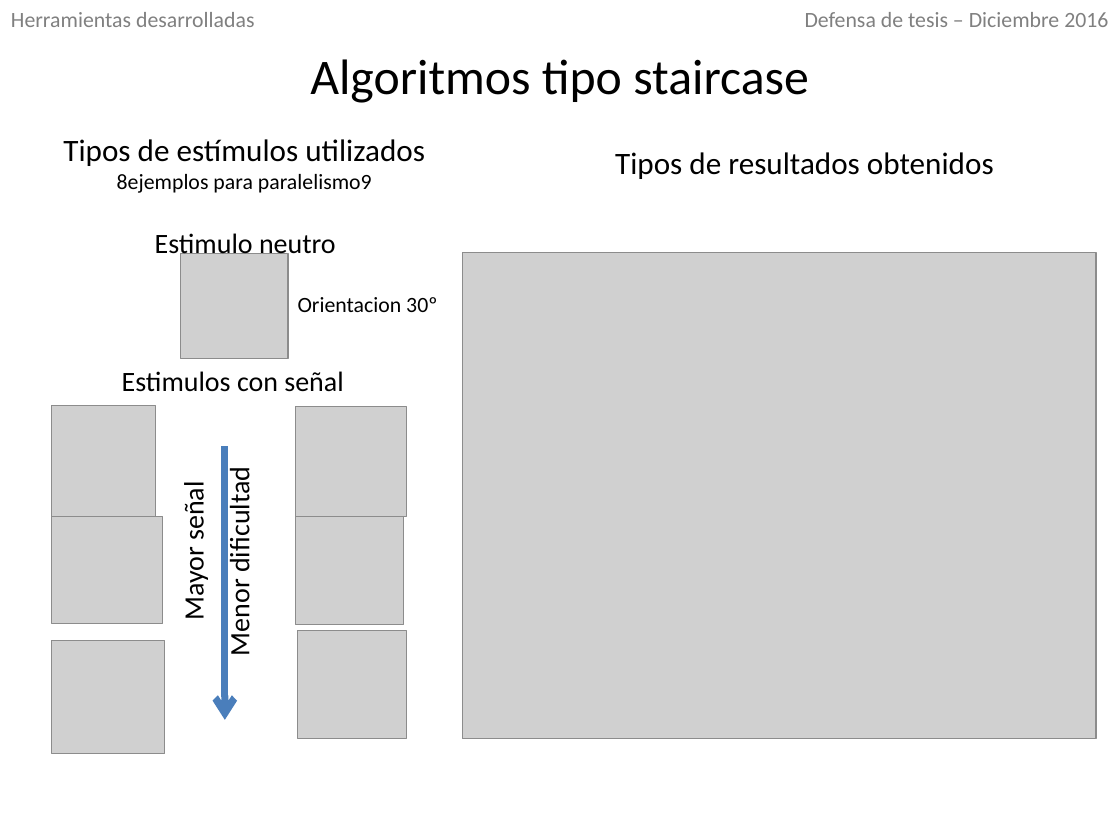
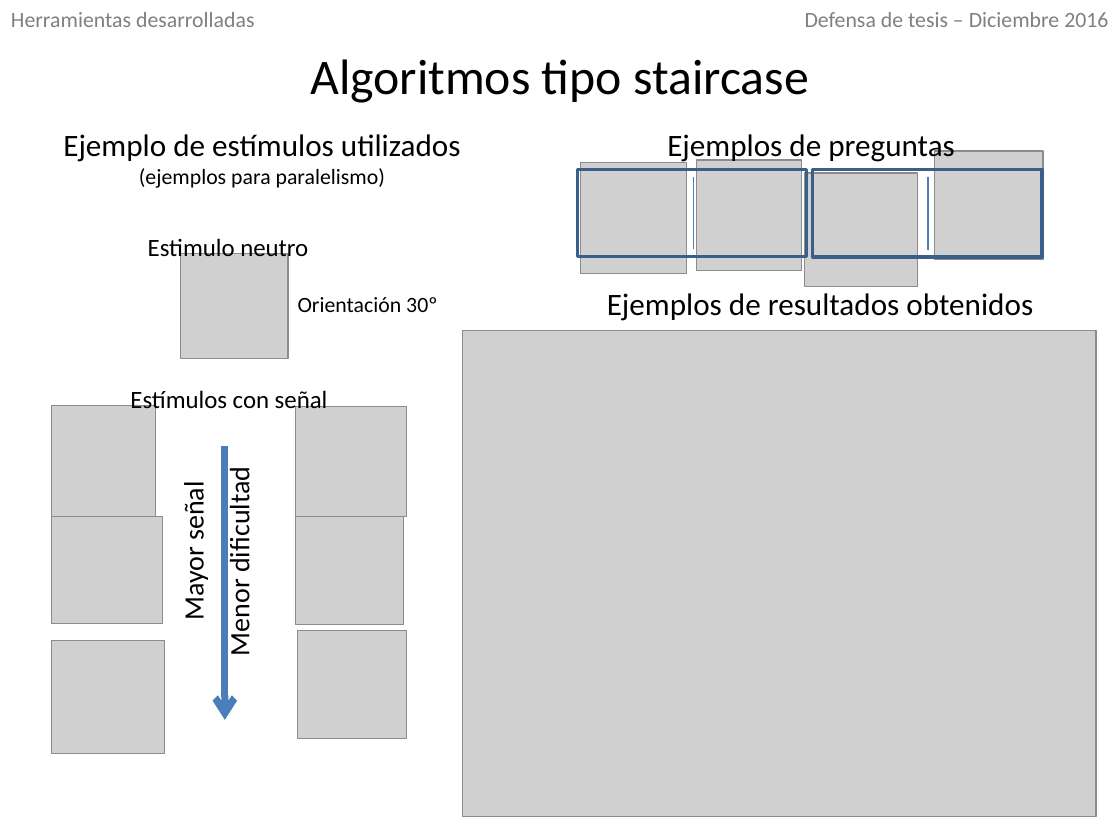
Before and after one commit to IoniUTDT/RedaccionTesis, a slide deck: slide 14 of Defensa/Defensa.pptx (slide 13 before the commit). Drawn at 1120x840 pixels with LibreOffice and Linux fonts; fonts in the diff are those of the drawing; grey boxes stand for pictures. Boxes give left, top, right and bottom in pixels: in the first picture for what was removed or moved away, otherwise in the second. Text is boxed around its words. In the diff, an @@ line names an element or a change of style, - is before the commit and + after.

```diff
--- a/Defensa/Defensa.pptx
+++ b/Defensa/Defensa.pptx
@@ text at <box>63,134,461,188</box>: text changed @@
-Tipos de estímulos utilizados
-8ejemplos para paralelismo9
+Ejemplo de estímulos utilizados
+(ejemplos para paralelismo)
@@ text added at <box>667,134,955,164</box>, 20 pt, text #000000 @@
+Ejemplos de preguntas
@@ rectangle added at <box>578,169,808,256</box>, outline #3A5F8C 2 pt @@
@@ picture added at <box>580,162,687,273</box> @@
@@ line added from (693, 177) to (693, 250), #4B7EBC 0.75 pt @@
@@ picture added at <box>697,160,802,271</box> @@
@@ picture added at <box>805,174,918,287</box> @@
@@ rectangle added at <box>813,169,1043,256</box>, outline #3A5F8C 2 pt @@
@@ line added from (928, 177) to (928, 250), #4B7EBC 0.75 pt @@
@@ picture added at <box>934,151,1043,260</box> @@
@@ text "Estimulo neutro": place and size @@
-text "Estimulo neutro" at <box>155,233,336,260</box>
+text "Estimulo neutro" at <box>148,238,308,262</box>
@@ text "Estimulo neutro" at <box>148,238,308,262</box>: size 18 to 16 pt; alignment left to centre @@
@@ text at <box>298,297,437,312</box>: text changed @@
-Orientacion 30º
+Orientación 30º
@@ text at <box>607,293,1033,321</box>: text changed @@
-Tipos de resultados obtenidos
+Ejemplos de resultados obtenidos
@@ picture: place and size @@
-picture at <box>463,252,1096,738</box>
+picture at <box>463,330,1096,816</box>
@@ text at <box>130,390,328,414</box>: text changed; size 18 to 16 pt @@
-Estimulos con señal
+Estímulos con señal
```
Also in this commit, not shown: 3 other slides changed, 9 slides added, 31 other files.
